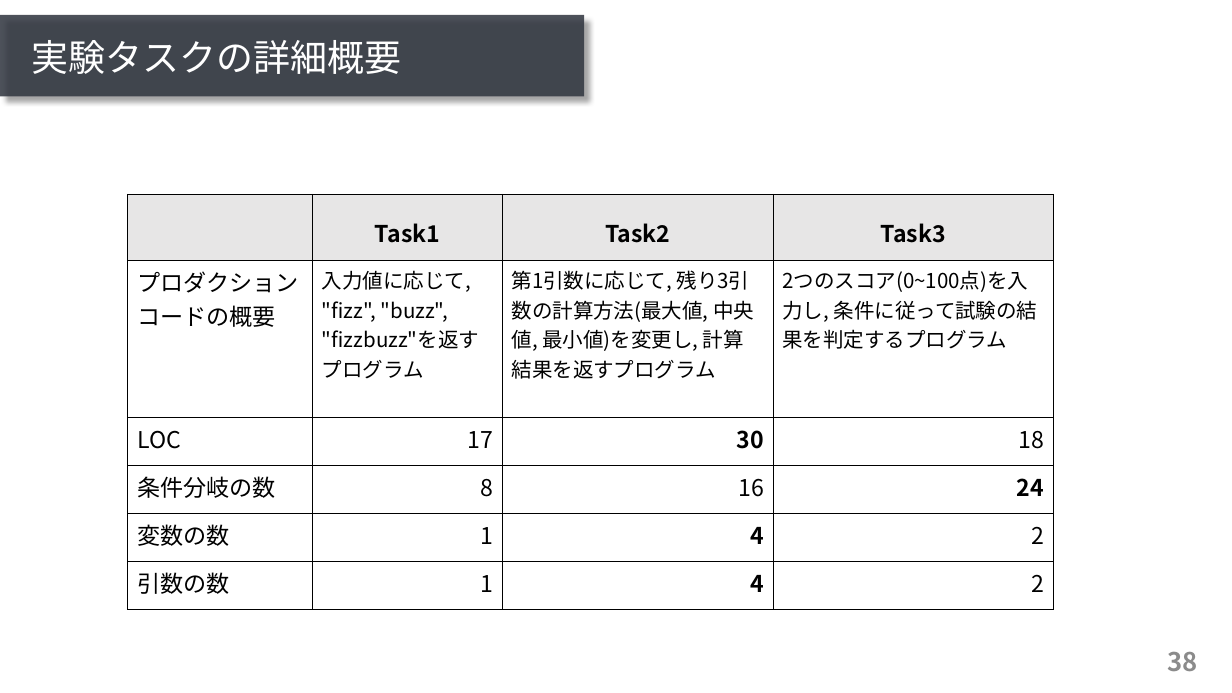
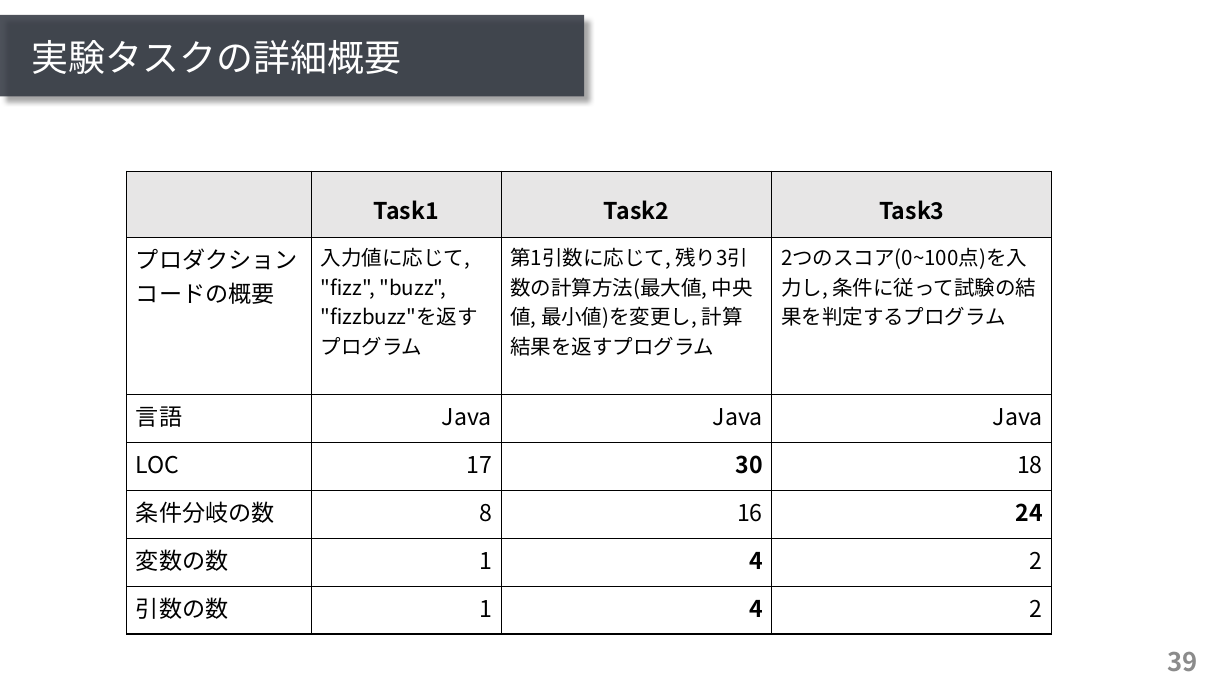
Before and after one commit to ryosuke-ku/mthesis2020-pre, a slide deck: slide 39 of presentation_kurachi.pptx (slide 38 before the commit). Drawn at 1232x693 pixels with LibreOffice and Linux fonts; fonts in the diff are those of the drawing. Boxes give left, top, right and bottom in pixels: in the first picture for what was removed or moved away, otherwise in the second. Text is boxed around its words. In the diff, an @@ line names an element or a change of style, - is before the commit and + after.

```diff
--- a/presentation_kurachi.pptx
+++ b/presentation_kurachi.pptx
@@ table at (127,171,1052,623) @@
+row 3: 言語 | Java | Java | Java
@@ table: place and size @@
-table at (128,194,1053,598)
+table at (127,171,1052,623)
@@ page number at (1168,652,1198,671): text changed @@
-38
+39
```
Also in this commit, not shown: 3 other slides changed, 1 slide added.
